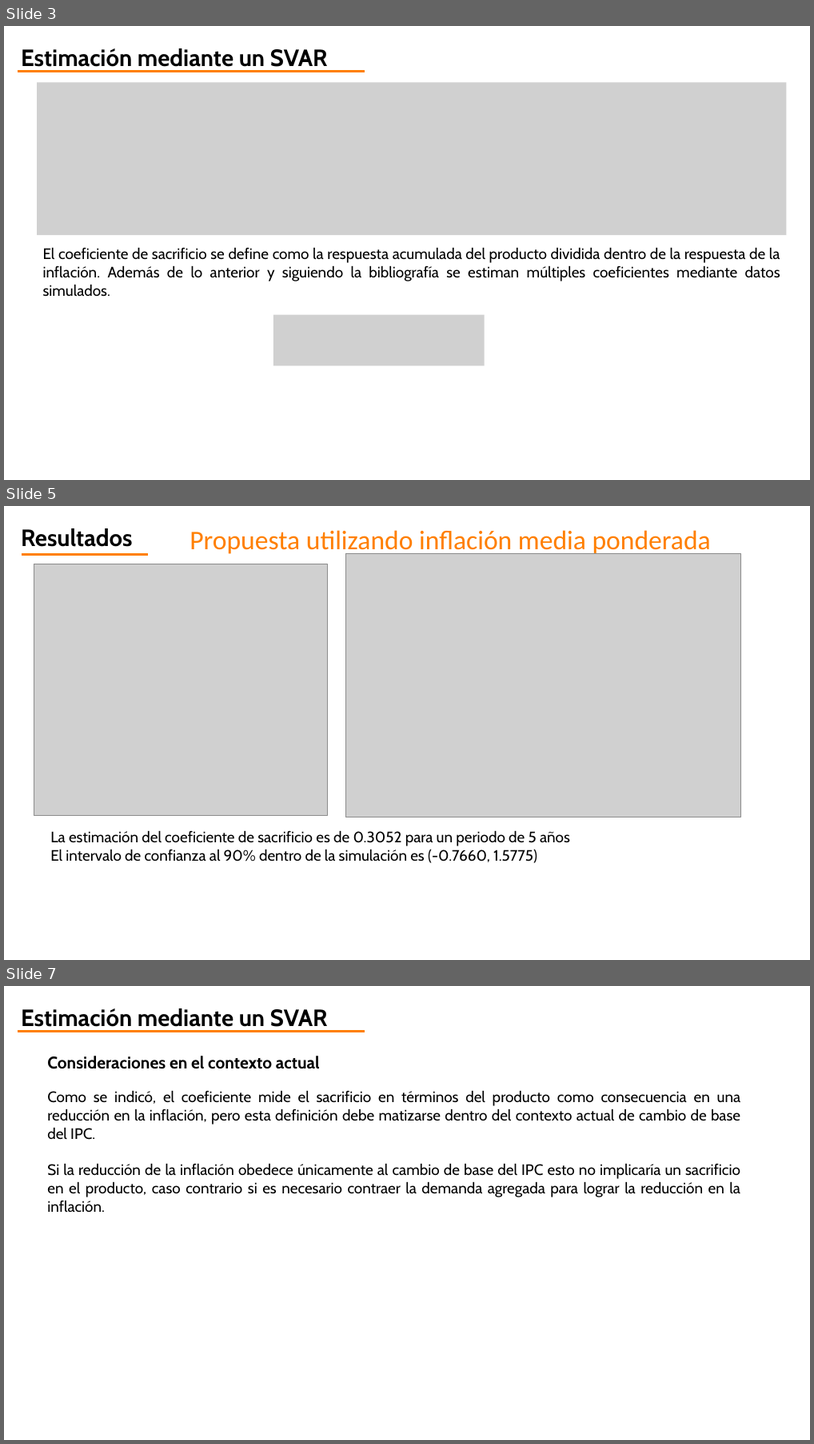
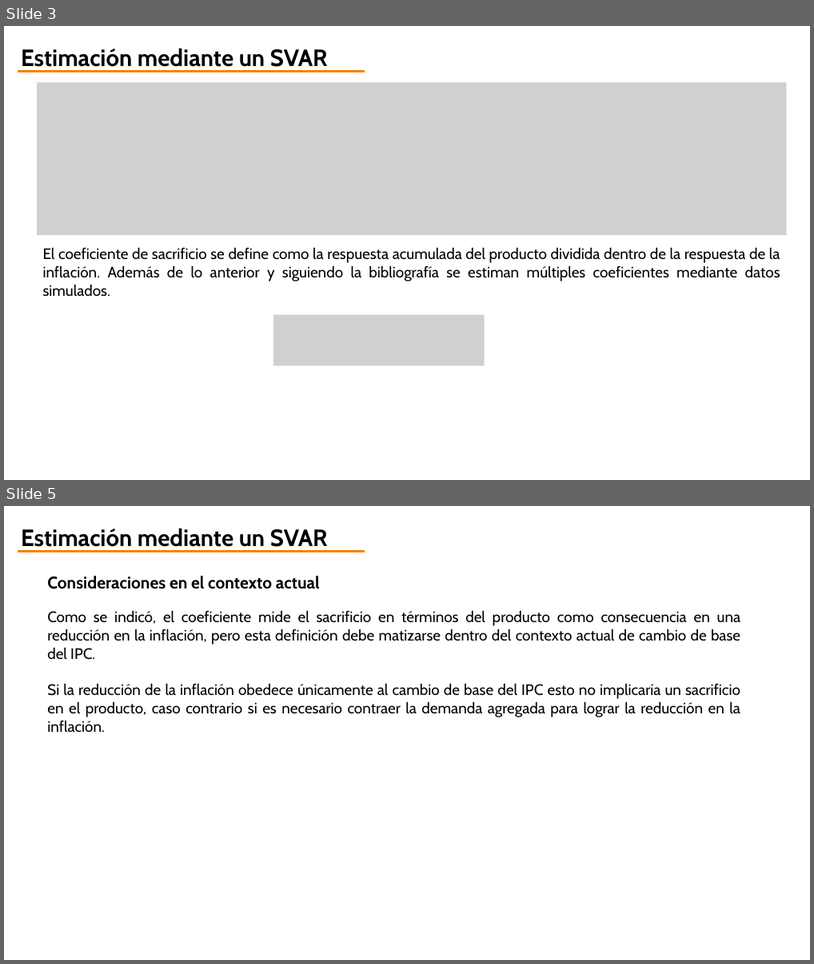
Before and after one commit to jorgeorenos/VAR_estimation, a slide deck: doc/Coeficiente de sacrificio.pptx. Shown one above the other, each under a label of ours: slides 3, 5 and 7 before the commit, slides 3 and 5 after it; the slides between them are not shown. The pictures are 814x1444 and 814x964 pixels, drawn with LibreOffice and Linux fonts; fonts in the diff are those of the drawing; grey boxes stand for pictures; background and template pictures are left out. Boxes give left, top, right and bottom in pixels: in the first picture for what was removed or moved away, otherwise in the second. Text is boxed around its words. In the diff, an @@ line names an element or a change of style, - is before the commit and + after.

Commit message:
Coeficiente de sacrificio con crecimiento del producto

```diff
--- a/doc/Coeficiente de sacrificio.pptx
+++ b/doc/Coeficiente de sacrificio.pptx
@@ slide 5 removed at [4, 506, 810, 960], background picture (left out) @@
@@ text removed at [21, 528, 133, 547] @@
-Resultados
@@ text removed at [190, 530, 711, 556] @@
-Propuesta utilizando inflación media ponderada
@@ picture removed at [346, 553, 742, 817] @@
@@ line removed from (22, 554) to (148, 554) @@
@@ picture removed at [34, 564, 328, 815] @@
@@ text removed at [50, 830, 570, 863] @@
-La estimación del coeficiente de sacrificio es de 0.3052 para un periodo de 5 años
-El intervalo de confianza al 90% dentro de la simulación es (-0.7660, 1.5775)
@@ what was slide 7 is now slide 5 @@
```
Also in this commit, not shown: 1 slide changed, 3 slides added, 1 other slide removed, 8 other files.
